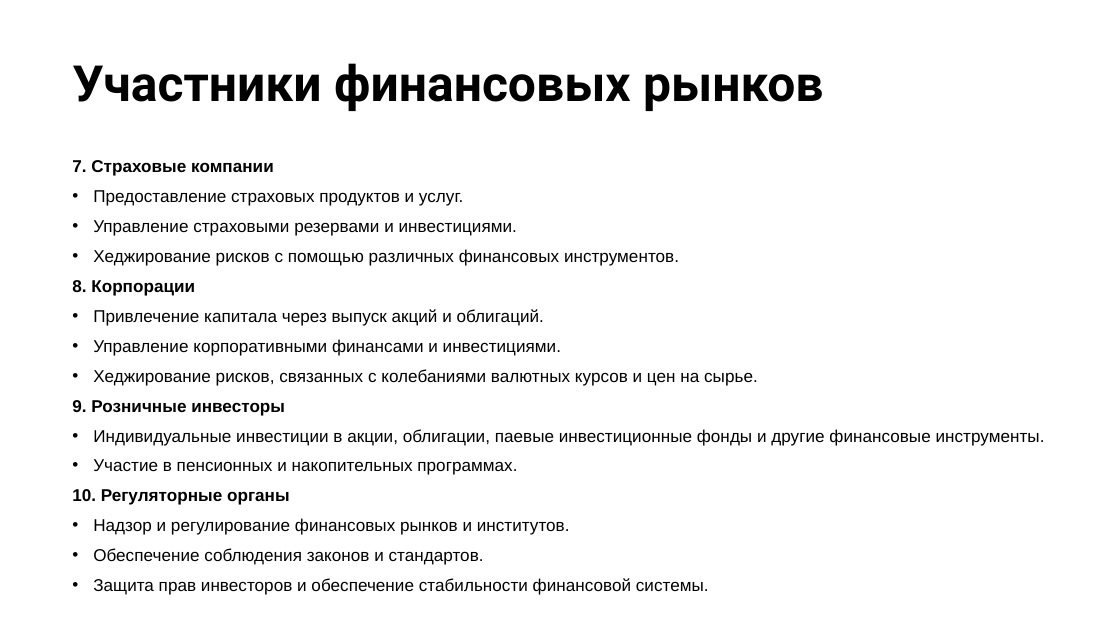
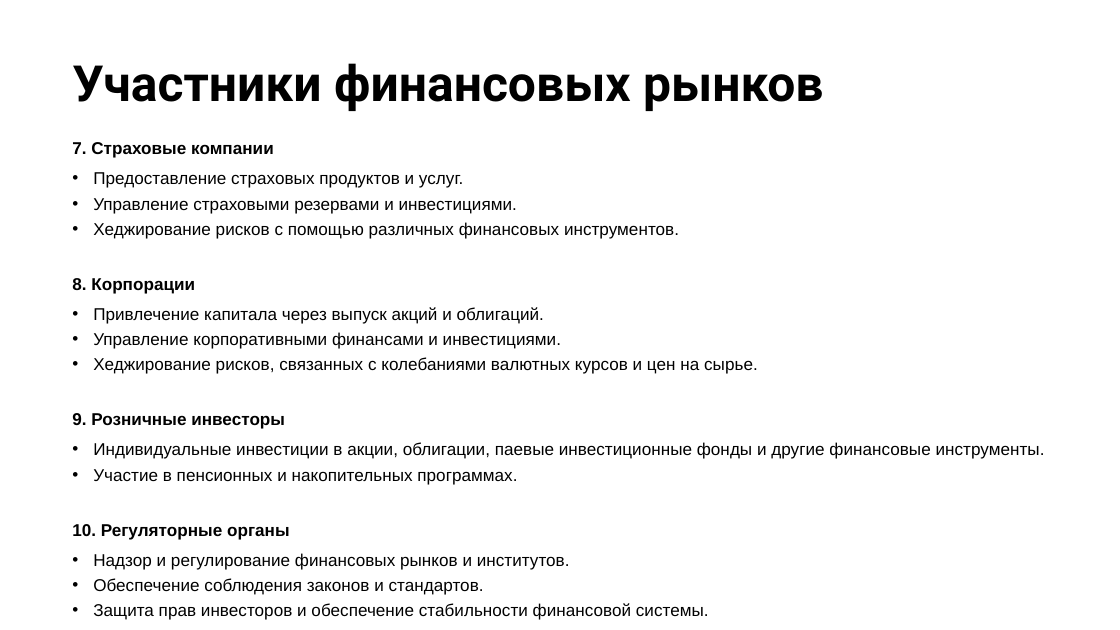
Before and after one commit to stureiko/Otus_lectures, a slide deck: slide 55 of FinML/01 - Intro/Presentation/01 - Intro.pptx (slide 54 before the commit). Drawn at 1120x630 pixels with LibreOffice and Linux fonts; fonts in the diff are those of the drawing; background and template pictures are left out. Boxes give left, top, right and bottom in pixels: in the first picture for what was removed or moved away, otherwise in the second. Text is boxed around its words. In the diff, an @@ line names an element or a change of style, - is before the commit and + after.

```diff
--- a/FinML/01 - Intro/Presentation/01 - Intro.pptx
+++ b/FinML/01 - Intro/Presentation/01 - Intro.pptx
@@ text "7. Страховые компании": place and size @@
-text "7. Страховые компании" at (72,160,1045,595)
+text "7. Страховые компании" at (72,142,1045,620)
@@ text at (93,172,1045,620): less space between paragraphs @@
```
Also in this commit, not shown: 4 other slides changed, 1 slide added, 6 other files.
